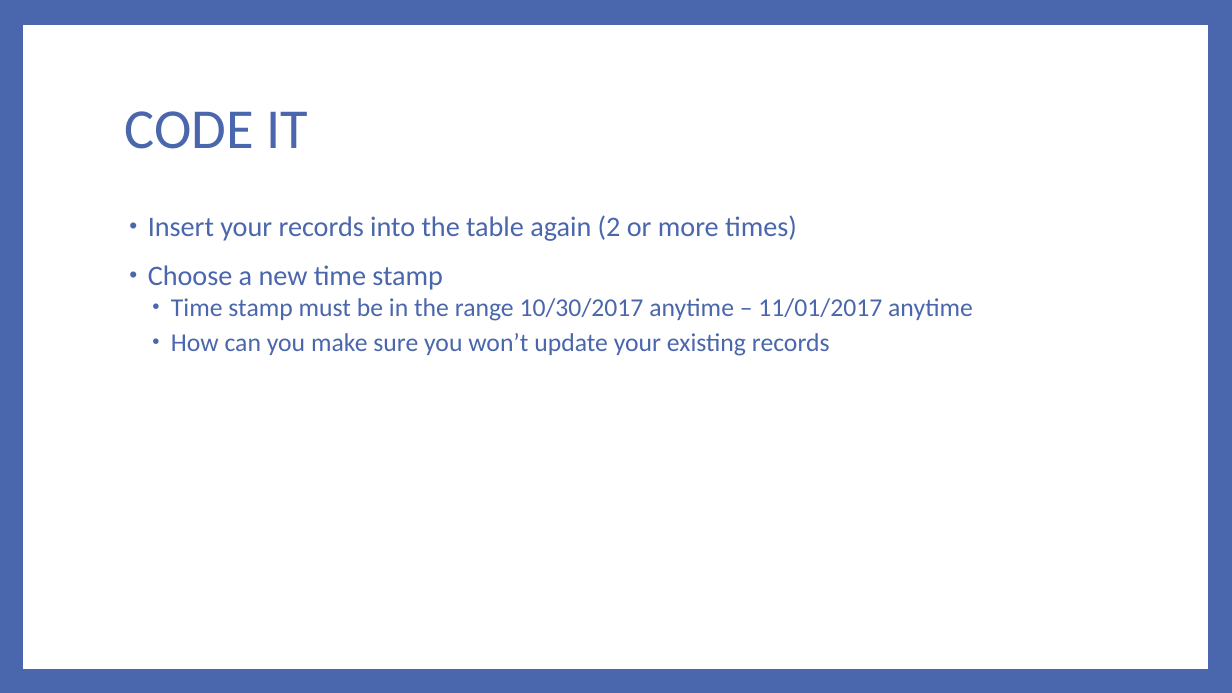
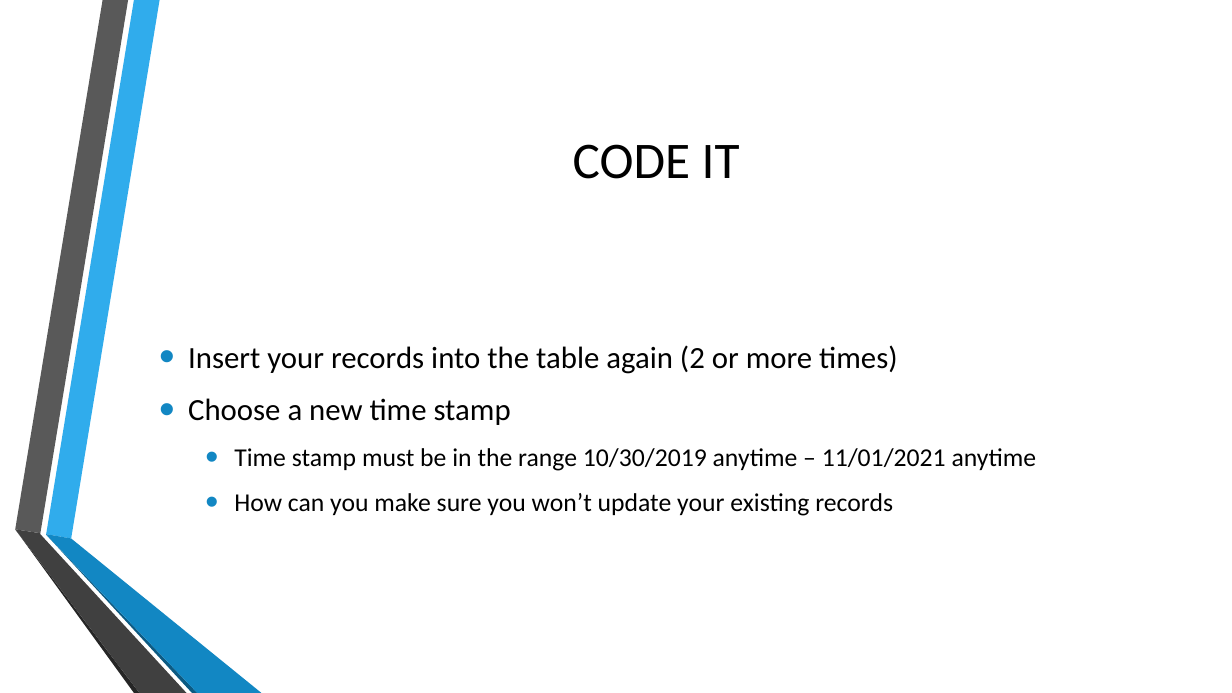
Before and after one commit to MGIS-UMN/GIS5577_week3, a slide deck: slide 23 of Database_Management.odp (slide 21 before the commit). Drawn at 1232x693 pixels with LibreOffice and Linux fonts; fonts in the diff are those of the drawing; background and template pictures are left out. Boxes give left, top, right and bottom in pixels: in the first picture for what was removed or moved away, otherwise in the second. Text is boxed around its words. In the diff, an @@ line names an element or a change of style, - is before the commit and + after.

```diff
--- a/Database_Management.odp
+++ b/Database_Management.odp
@@ background #4A66AC to picture (left out) @@
@@ freeform shape removed at [23,25,1208,670] @@
@@ title "CODE IT": place and size @@
-title "CODE IT" at [125,111,309,149]
+title "CODE IT" at [573,144,740,179]
@@ title "CODE IT" at [573,144,740,179]: size 44 to 40 pt, text colour #4A66AC to #000000; alignment left to centre; line spacing 0.9 to 1 @@
@@ text "Insert your records into the ...": place and size @@
-text "Insert your records into the ..." at [148,215,973,356]
+text "Insert your records into the ..." at [188,345,1037,516]
@@ text "Insert your records into the ..." at [188,345,1037,516]: vertical alignment top to middle @@
@@ text at [188,345,897,516]: size 22 to 24 pt in "Insert your records into the table again ...", "Choose a new time stamp"; text colour #4A66AC to #000000 in "Insert your records into the table again ...", "Choose a new time stamp", "How can you make sure you won’t ..."; indent changed; line spacing 0.9 to 1; less space between paragraphs; bullet colour #4A66AC to #1287C3; more space between paragraphs @@
@@ text at [234,448,1037,471]: text changed; text colour #4A66AC to #000000 @@
-  • Time stamp must be in the range 10/30/2017 anytime – 11/01/2017 anytime
+  • Time stamp must be in the range 10/30/2019 anytime – 11/01/2021 anytime
@@ group added at [15,0,262,693]: 6 freeform shapes @@
```
Also in this commit, not shown: 36 other slides changed, 4 slides added, 2 slides removed, 1 other file.
